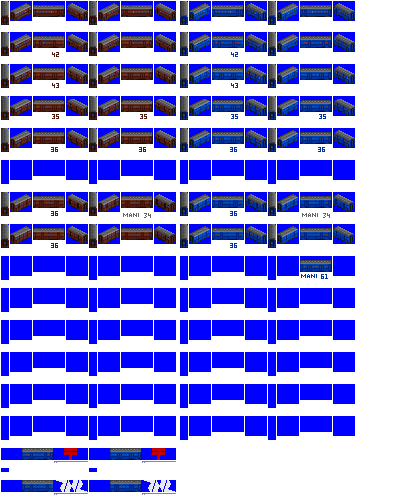
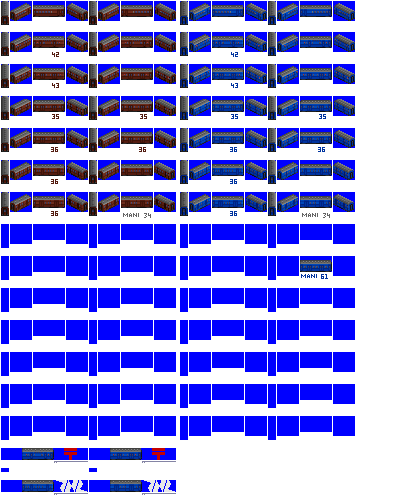
The second 400px x 500px image is a revision of the first. Changes to its layers:
painted on "suyu42 mail blue" over box(180, 160, 354, 248)
painted on "suyu42 mail" over box(1, 160, 175, 248)
